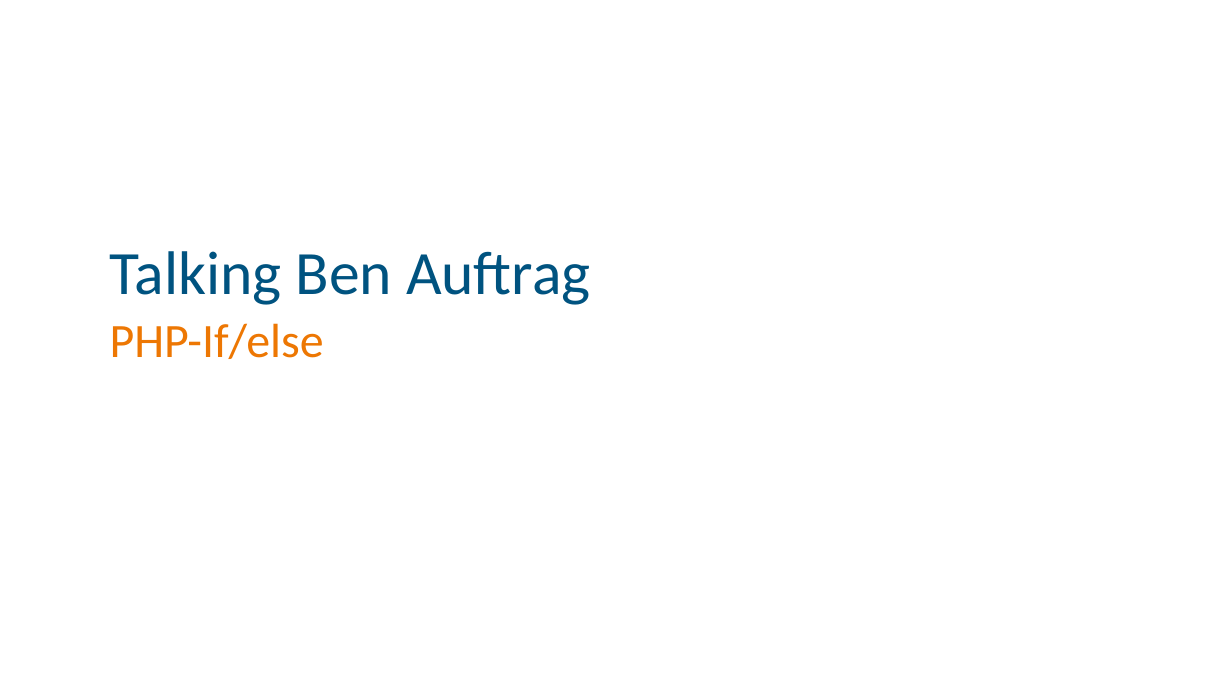
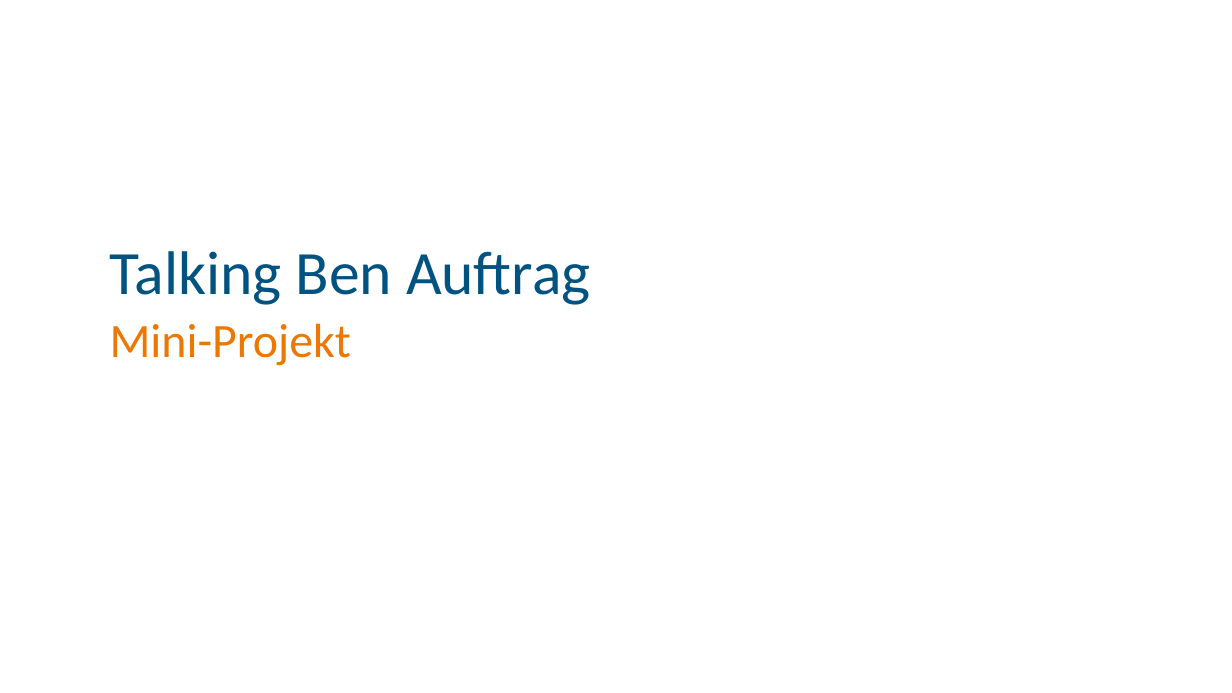
Before and after one commit to jonlanda/PHP-Kurs, a slide deck: slide 1 of 3_Mini_Projekt/Talking Ben Auftrag.pptx. Drawn at 1232x693 pixels with LibreOffice and Linux fonts; fonts in the diff are those of the drawing; background and template pictures are left out. Boxes give left, top, right and bottom in pixels: in the first picture for what was removed or moved away, otherwise in the second. Text is boxed around its words. In the diff, an @@ line names an element or a change of style, - is before the commit and + after.

```diff
--- a/3_Mini_Projekt/Talking Ben Auftrag.pptx
+++ b/3_Mini_Projekt/Talking Ben Auftrag.pptx
@@ subtitle at [110,323,351,366]: text changed @@
-PHP-If/else
+Mini-Projekt
```
Also in this commit, not shown: 4 slides added, 5 slides removed.
